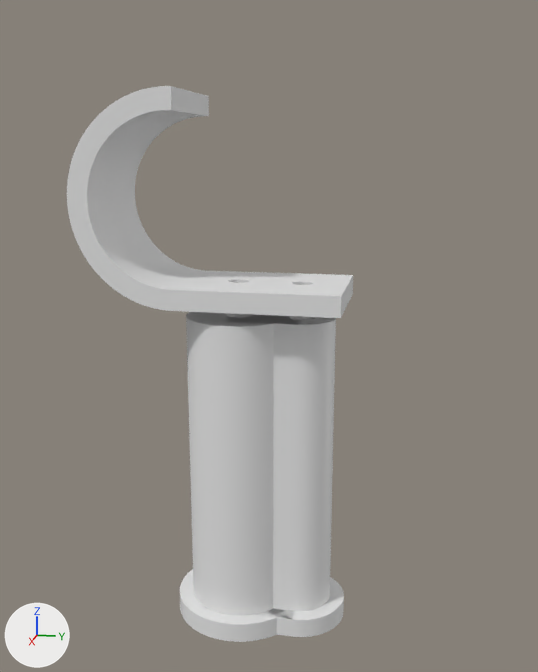
One commit to the Blender file attachment-mount/attachement-mount.blend: the scene before it, then after it.
Before and after are seen from a camera (50 mm lens) standing at (17.83, 4.33, 11.59) and looking at (-0.08, 0.74, 7.11). Lighting does not change. The marker at lower left points along +X, +Y and +Z.

Names of what the first picture shows: '1 Inch', '5/8 Inch', 'Cap 1 Inch Cylinder', 'Cap 5/8 Inch Cylinder', 'Cap Top Straight Extension', 'Straight Extension'.
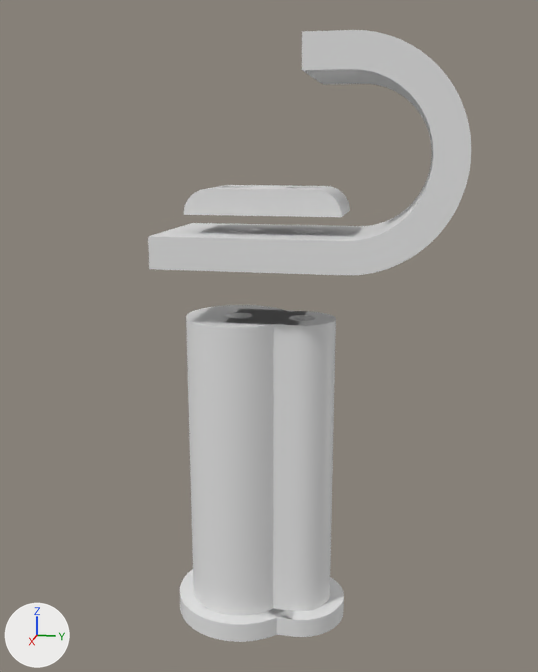
ob_m5_ruthex is not drawn itself; it is used by a modifier of ob_1_inch, ob_5_8_inch, ob_straight_extension.
ob_m5_screw_hole is not drawn itself; it is used by a modifier of ob_straight_extension, ob_cap_top_straight_extension.
ob_m5_screw_head is not drawn itself; it is used by a modifier of ob_cube_001.

Location of each change, (x1, y1, x2, y2) in pixels of the pictures (538 x 672 px):
'Cube', added: after (148, 30, 471, 275)
'1 Inch', reshaped: before (186, 312, 292, 615); after (186, 305, 292, 615)
'Cap Top Straight Extension', deleted: before (67, 86, 353, 318)
'5/8 Inch', reshaped: before (269, 315, 336, 611); after (271, 311, 336, 611)
'Cube.001', added: after (184, 185, 350, 217)

The edits, one by one:
Mesh me_cube_001 is new.
It has 524 vertices, 522 faces and spans x -1.0..1.0, y -1.0..2.11, z 0.0..13.33.
Mesh me_cylinder_001 is new.
It is a 64-sided cylinder along z spanning x -0.45..0.45, y -0.45..0.45, z -0.5..0.0.
Mesh me_cube_002 is new.
It is a box spanning x -1.0..1.0, y -1.84..1.84, z -0.3..0.3.
Object 'M5 Ruthex' (ob_m5_ruthex) moves from (0.0, 0.0, 7.65) to (0.0, 0.0, 7.63).
Object 'M5 Screw Hole' (ob_m5_screw_hole) moves from (0.0, 0.0, 9.0) to (0.0, 0.0, 5.93).
Object 'Cap Top Straight Extension' (ob_cap_top_straight_extension) is deleted.
Object 'Cube' (ob_cube) is new; it shows me_cube_001.
Its location is (0.0, 0.55, 9.0).
Its scale is (1.7, 2.24, 0.375).
It gains a BOOLEAN modifier named 'Boolean'.
Modifier setting: object = ob_m5_screw_hole.
Object 'M5 Screw Head' (ob_m5_screw_head) is new; it shows me_cylinder_001.
Its location is (0.0, 0.0, 10.8).
It gains a ARRAY modifier named 'Array'.
Modifier setting: use_constant_offset = True.
Modifier setting: constant_offset_displace = (0.0, 1.6, 0.0).
Modifier setting: use_relative_offset = False.
Its hide render is True.
Object 'Cube.001' (ob_cube_001) is new; it shows me_cube_002.
Its location is (0.0, 0.77, 10.49).
It gains a BEVEL modifier named 'Bevel'.
Modifier setting: width = 0.7.
Modifier setting: width_pct = 0.7.
Modifier setting: segments = 12.
Modifier setting: limit_method = 'WEIGHT'.
It gains a BOOLEAN modifier named 'Boolean'.
Modifier setting: object = ob_m5_screw_hole.
It gains a BOOLEAN modifier named 'Boolean.001'.
Modifier setting: object = ob_m5_screw_head.
